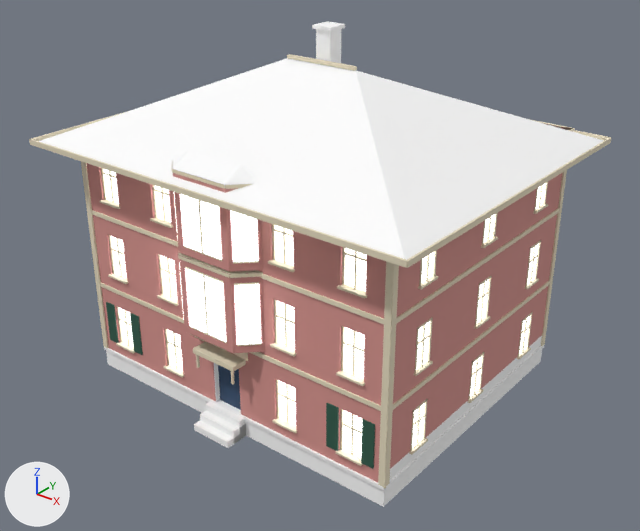
A saved change to the glTF model game/assets/world/kits/istanbul/bld_yali_c.glb.
Rendered twice from a camera (50 mm lens) standing at (21.6, -21.0, 21.8) and looking at (0.6, 5.2, 5.6). The lights are fixed; the arrows at lower left show +X, +Y and +Z. The first picture is the older version. Objects named as collision shapes, trigger or cutter boxes, shadow casters or lower levels of detail are left out. Where no turn or scale is listed for an object, it has been applied to the vertices. Vertices at exactly the same position are counted once.

The first picture shows 'LOD0'.
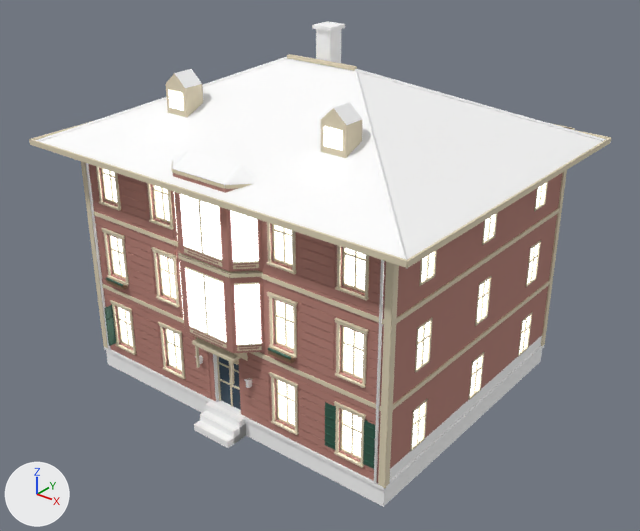
Changed parts and their boxes [x1, y1, x2, y2] in the pictures (640 x 531 px; the box of a moved part takes in the faces that stretch with it):
'LOD0', recoloured, reshaped (beige to brown): [29, 21, 611, 507] in both
part 1 of me_lod0_mesh, added: after [86, 163, 110, 350]
part 2 of me_lod0_mesh, added: after [374, 260, 385, 484]
part 3 of me_lod0_mesh, added: after [246, 378, 253, 388]
part 4 of me_lod0_mesh, added: after [104, 305, 116, 346]
part 5 of me_lod0_mesh, added: after [325, 402, 336, 450]
part 6 of me_lod0_mesh, added: after [363, 420, 375, 469]
part 7 of me_lod0_mesh, moved or reshaped (not visible before): after [106, 277, 123, 286]
part 8 of me_lod0_mesh, moved or reshaped (not visible before): after [268, 348, 291, 359]
part 9 of me_lod0_mesh, added: after [110, 300, 132, 311]
part 10 of me_lod0_mesh, added: after [115, 344, 137, 355]
part 11 of me_lod0_mesh, added: after [159, 324, 182, 335]
part 12 of me_lod0_mesh, built on: before [100, 173, 562, 471]; after [30, 57, 611, 483]

Edits to the bpy script that builds the scene:
```text
Change mat_m_plaster_rose:
    mat_m_plaster_rose.base_color: (0.672, 0.296, 0.27) -> (0.479, 0.223, 0.184)  # pink #d6948e -> pink #b88277
Add mat_m_wood_yali_dark:
    mat_m_wood_yali_dark = principled_material('M_Wood_Yali_Dark')
    mat_m_wood_yali_dark.base_color = (0.254, 0.144, 0.0762)  # brown #8a6a4e
    mat_m_wood_yali_dark.roughness = 0.7
Add mat_m_metal_painted:
    mat_m_metal_painted = principled_material('M_Metal_Painted')
    mat_m_metal_painted.base_color = (1.0, 1.0, 1.0)  # white #ffffff
    mat_m_metal_painted.metallic = 0.4
    mat_m_metal_painted.roughness = 0.45
Change me_lod0_mesh:
    used by ob_lod0; location = (0.0, 0.0, 0.0)
    remove me_lod0_mesh.from_pydata(...)  # 2738 vertices, 4238 faces; spans x -9.1..9.1, y -1.4..13.5, z 0.0..15.2
    add me_lod0_mesh.from_pydata(...)  # 4282 vertices, 6760 faces; spans x -9.1..9.1, y -1.4..13.5, z 0.0..15.2
    me_lod0_mesh part 1: a new loose piece, a box spanning x -7.4..-7.31, y -0.1..0.0, z 0.95..10.8, in mat_m_metal_painted (white #ffffff)
    me_lod0_mesh part 2: a new loose piece, a box spanning x 7.3..7.39, y -0.1..0.0, z 0.95..10.8, in mat_m_metal_painted (white #ffffff)
    me_lod0_mesh part 3: a new loose piece, a box spanning x 1.28..1.42, y -0.24..0.0, z 2.6..2.9, in mat_m_metal_painted (white #ffffff)
    me_lod0_mesh part 4: a new loose piece, a box spanning x -6.83..-6.79, y -0.45..0.0, z 1.5..3.4, in mat_m_paint_shutter_green (dark green #2f5b4a)
    me_lod0_mesh part 5: a new loose piece, a box spanning x 5.02..5.54, y -0.04..0.0, z 1.5..3.4, in mat_m_paint_shutter_green (dark green #2f5b4a)
    me_lod0_mesh part 6: a new loose piece, a box spanning x 6.78..7.3, y -0.04..0.0, z 1.5..3.4, in mat_m_paint_shutter_green (dark green #2f5b4a)
    me_lod0_mesh part 7: the loose piece of 8 vertices spanning x -6.3..-5.2, y 12.6..12.7, z 4.8..4.9 is moved by (-0.4, -12.9, -0.1), in mat_m_paint_shutter_green (dark green #2f5b4a)
    me_lod0_mesh part 8: the loose piece of 8 vertices spanning x 5.2..6.3, y 12.6..12.7, z 4.8..4.9 is moved by (-2.7, -12.9, -0.1), in mat_m_paint_shutter_green (dark green #2f5b4a)
    me_lod0_mesh part 9: a new loose piece, a box spanning x -6.84..-5.48, y -0.12..0.0, z 3.6..3.64, in mat_m_plaster_cream (beige #e3d7bb)
    me_lod0_mesh part 10: a new loose piece, a box spanning x -6.8..-5.52, y -0.12..0.0, z 1.38..1.46, in mat_m_plaster_cream (beige #e3d7bb)
    me_lod0_mesh part 11: a new loose piece, a box spanning x -3.74..-2.42, y -0.1..0.0, z 3.5..3.6, in mat_m_plaster_cream (beige #e3d7bb)
    me_lod0_mesh part 12: 17 vertices moved within x -7.7..5.6, y -0.6..10.0, z 1.4..8.3; 330 vertices removed from x -7.8..7.8, y -0.7..12.7, z 1.4..8.3; 1650 vertices added at x -9.1..9.1, y -1.4..13.5, z 0.9..13.9
    other edits to the shape of me_lod0_mesh do not show in these pictures
    add me_lod0_mesh.materials.append(mat_m_metal_painted)  # white #ffffff
    add me_lod0_mesh.materials.append(mat_m_wood_yali_dark)  # brown #8a6a4e
```
